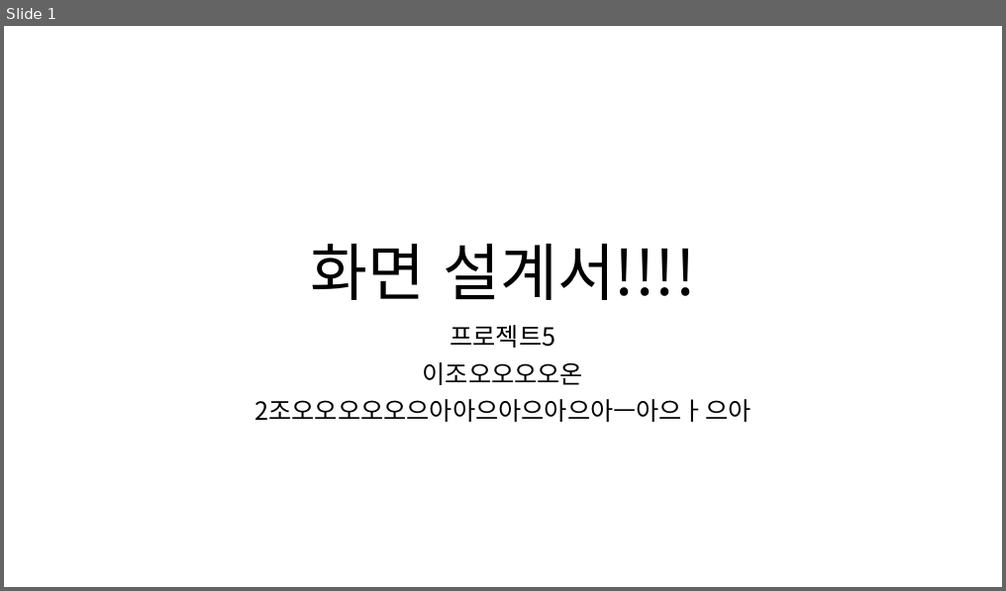
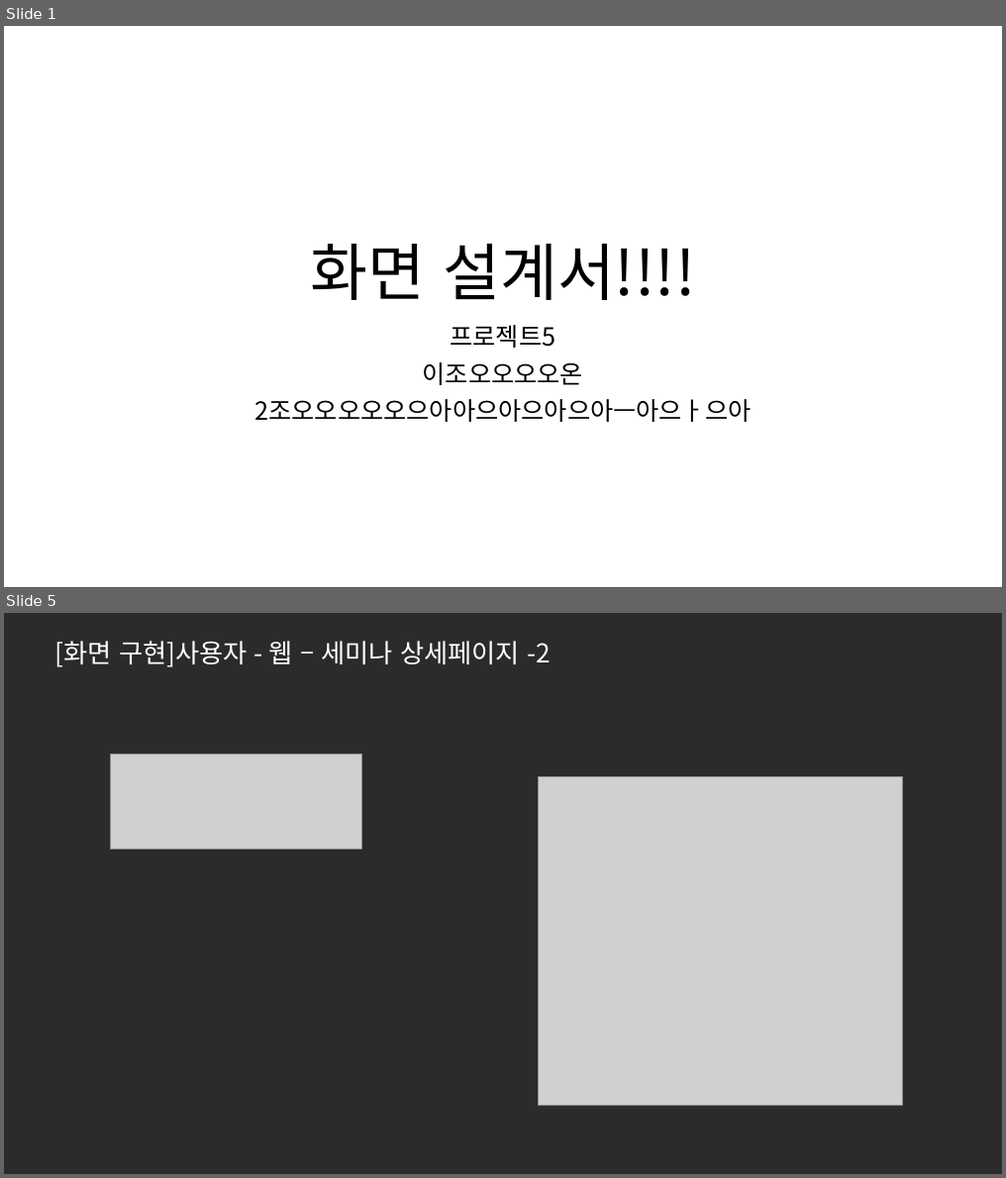
Before and after one commit to ezenteam2/e-Zone, a slide deck: 0 발표용 파워포인트/0410 2차발표/0410 project05 - 파워포인트 - 서희.pptx. Shown one above the other, each under a label of ours: slide 1 before the commit, slides 1 and 5 after it; the slides between them are not shown. The pictures are 1006x591 and 1006x1178 pixels, drawn with LibreOffice and Linux fonts; fonts in the diff are those of the drawing; grey boxes stand for pictures; background and template pictures are left out; a plain dark background stands for a picture behind light text. Boxes give left, top, right and bottom in pixels: in the first picture for what was removed or moved away, otherwise in the second. Text is boxed around its words. In the diff, an @@ line names an element or a change of style, - is before the commit and + after.

```diff
--- a/0 발표용 파워포인트/0410 2차발표/0410 project05 - 파워포인트 - 서희.pptx
+++ b/0 발표용 파워포인트/0410 2차발표/0410 project05 - 파워포인트 - 서희.pptx
@@ slide 5 added at [4,613,1002,1174], background picture (left out) @@
@@ text added at [55,641,550,667], 25 pt, text #FFFFFF @@
+[화면 구현]사용자 - 웹 – 세미나 상세페이지 -2
@@ picture added at [110,755,361,850] @@
@@ picture added at [538,777,902,1106] @@
```
Also in this commit, not shown: 7 other slides added, 5 other files.
